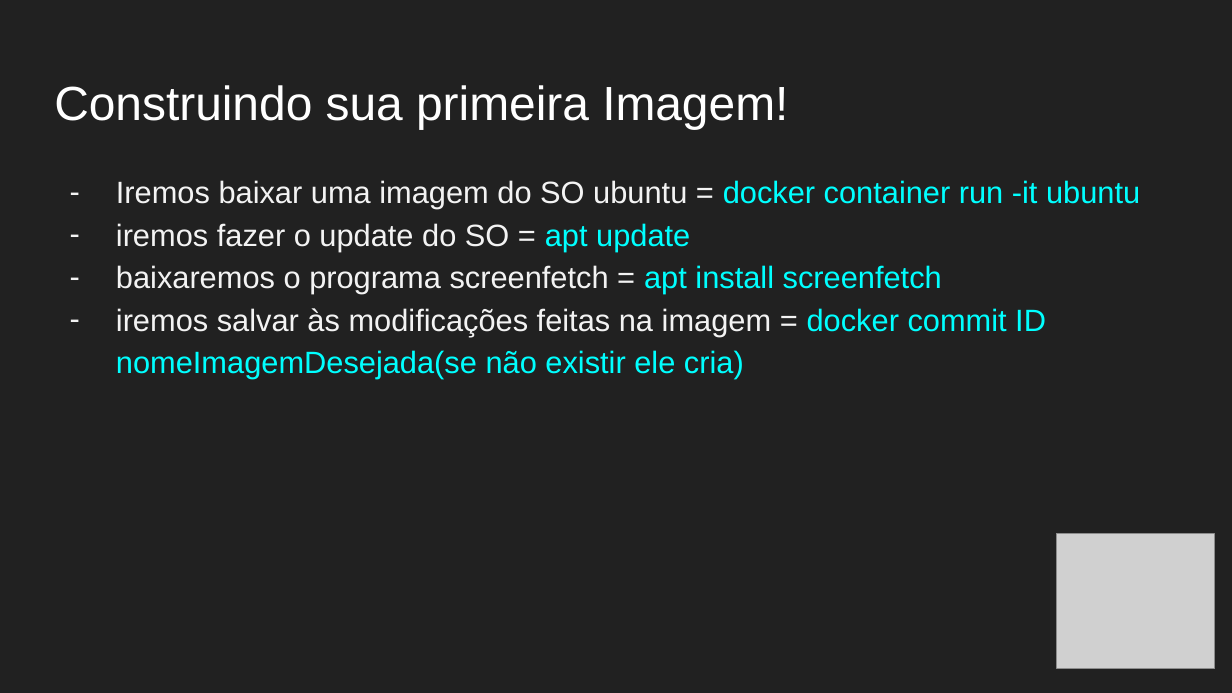
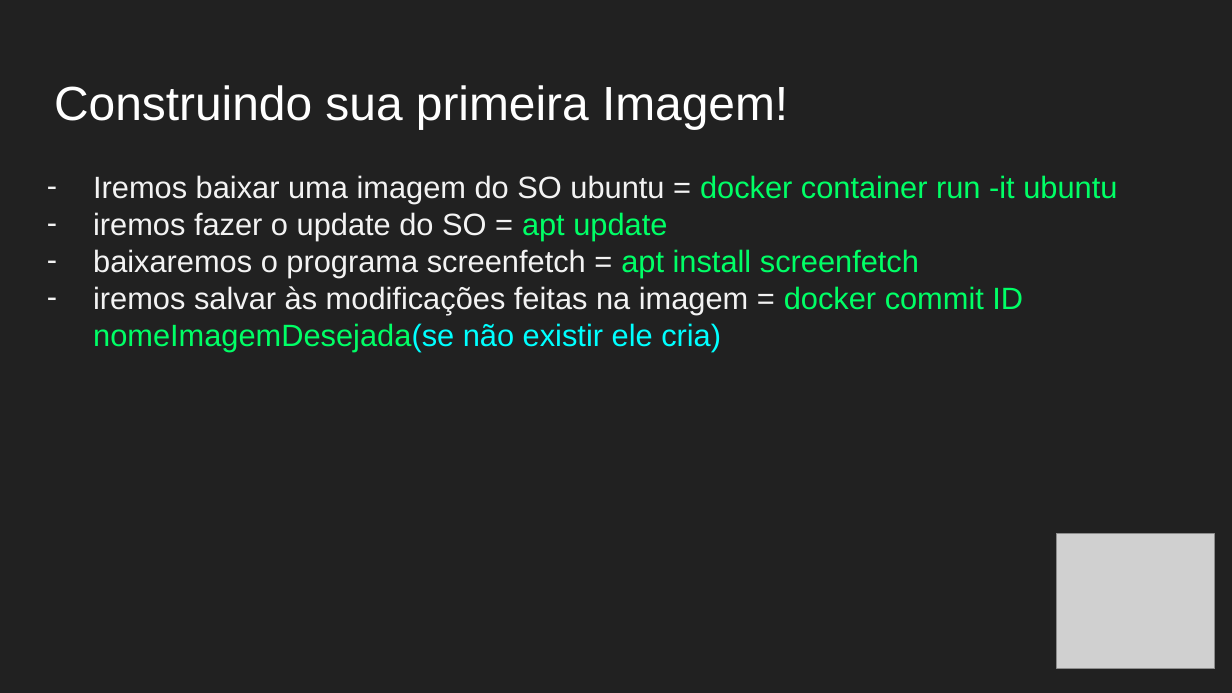
Before and after one commit to F4NT0/D0CK3R, a slide deck: slide 21 of Aula_Docker.pptx (slide 20 before the commit). Drawn at 1232x693 pixels with LibreOffice and Linux fonts; fonts in the diff are those of the drawing; grey boxes stand for pictures. Boxes give left, top, right and bottom in pixels: in the first picture for what was removed or moved away, otherwise in the second. Text is boxed around its words. In the diff, an @@ line names an element or a change of style, - is before the commit and + after.

```diff
--- a/Aula_Docker.pptx
+++ b/Aula_Docker.pptx
@@ text "Iremos baixar uma imagem do ...": place and size @@
-text "Iremos baixar uma imagem do ..." at bbox=[116, 180, 1140, 379]
+text "Iremos baixar uma imagem do ..." at bbox=[93, 175, 1117, 351]
@@ text "Iremos baixar uma imagem do ..." at bbox=[93, 175, 1117, 351]: text colour #00FFFF to #00FF66 in "docker container run -it ubuntu", "apt update", "apt install screenfetch", "docker commit ID nomeImagemDesejada(se"; indent changed; line spacing 1.15 to 1 @@
```
Also in this commit, not shown: 27 other slides changed, 1 slide added.
